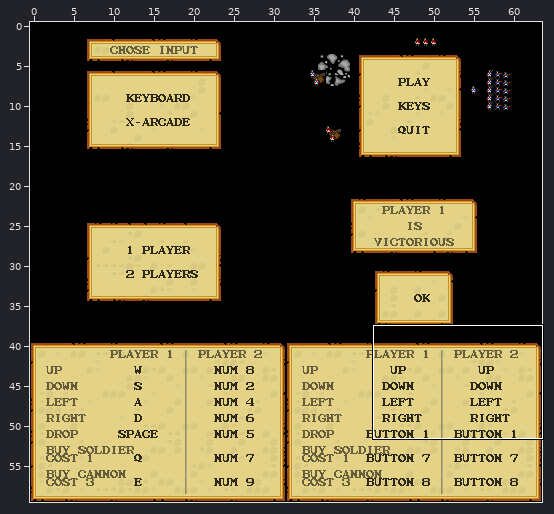
One commit to this Tiled map: game/assets/maps/menu.tmx. Above: a wide view before the commit, with the close-up outlined.
Close-up. Old version:
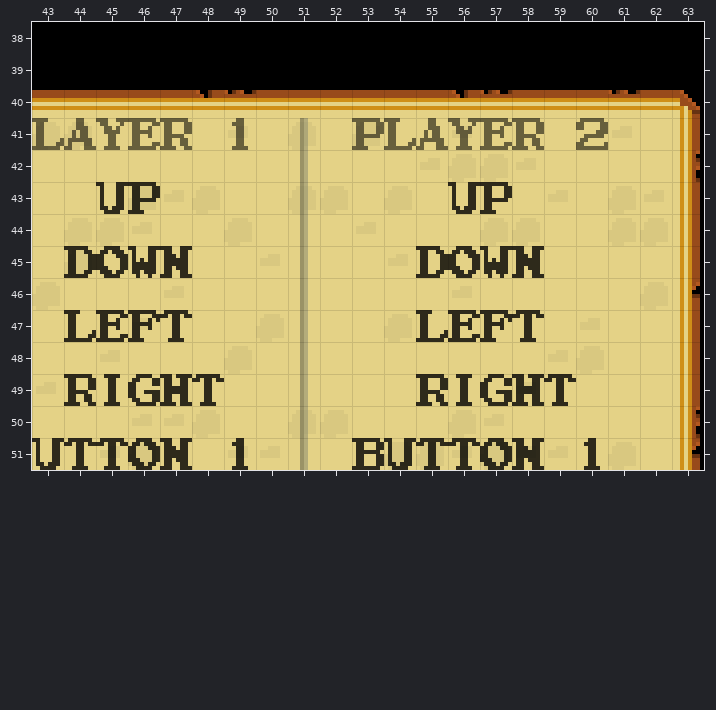
Cells are 8x8 px. Shown: x 43..63, y 38..51. The commit also changed other parts of the map, which this record leaves out.
And afterwards:
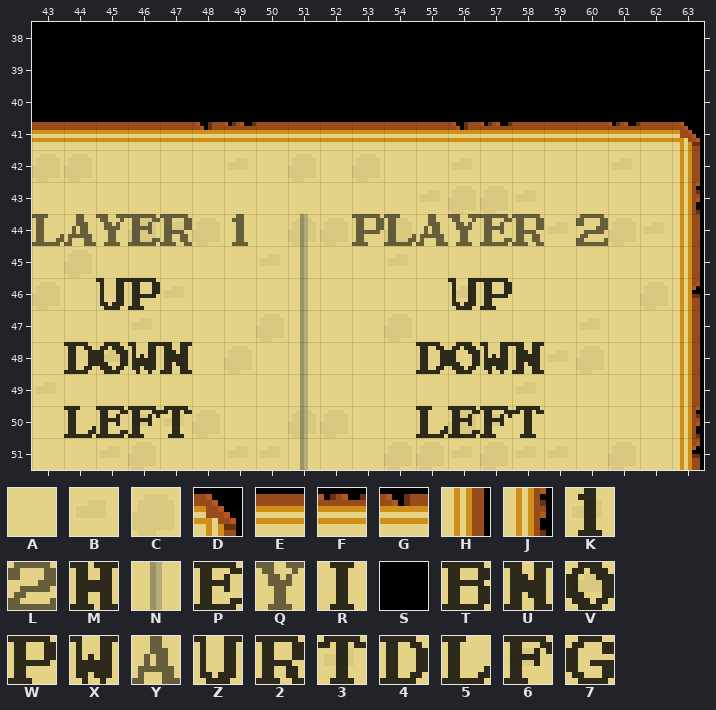
Key: from "tileset": A 44, B 45, C 46, D 47, E 57, F 58, G 59, H 63, J 79, K 81, L 82, M 143, N 147, P 152, Q 168, R 175, S 178, T 184, U 191, V 200, W 207, X 210, Y 216, Z 223, 2 232, 3 239, 4 248, 5 255, 6 388, 7 389.
_ is an empty cell.
See-through tiles are keyed as they look on the map.
The edit:
{"where": "layer \"Background\""}
{"y":40,"x":43,"old":"EEEEEGFEEEEEEGFEEEFED","new":"SSSSSSSSSSSSSSSSSSSSS"}
{"y":41,"x":43,"old":"CCAAAABACACAABAAAABAH","new":"EEEEEGFEEEEEEGFEEEFED"}
{"y":42,"x":51,"old":"A","new":"C"}
{"y":42,"x":63,"old":"J","new":"H"}
{"y":43,"x":46,"old":"C","new":"A"}
{"y":43,"x":51,"old":"C","new":"A"}
{"y":43,"x":56,"old":"AA","new":"CC"}
{"y":43,"x":63,"old":"H","new":"J"}
{"y":44,"x":44,"old":"CCBA","new":"AACB"}
{"y":44,"x":49,"old":"C","new":"A"}
{"y":44,"x":53,"old":"BA","new":"AC"}
{"y":44,"x":57,"old":"CC","new":"AA"}
{"where": "layer \"Text\""}
{"y":43,"x":45,"old":"ZW","new":"__"}
{"y":43,"x":56,"old":"ZW","new":"__"}
{"y":45,"x":44,"old":"4VXU","new":"____"}
{"y":45,"x":55,"old":"4VXU","new":"____"}
{"y":46,"x":45,"old":"__","new":"ZW"}
{"y":46,"x":56,"old":"__","new":"ZW"}
{"y":47,"x":44,"old":"5P63","new":"____"}
{"y":47,"x":55,"old":"5P63","new":"____"}
{"y":48,"x":44,"old":"____","new":"4VXU"}
{"y":48,"x":55,"old":"____","new":"4VXU"}
{"y":49,"x":44,"old":"2R7M3","new":"_____"}
{"y":49,"x":55,"old":"2R7M3","new":"_____"}
{"y":50,"x":44,"old":"____","new":"5P63"}
{"y":50,"x":55,"old":"____","new":"5P63"}
{"y":51,"x":43,"old":"Z33VU","new":"_____"}
{"y":51,"x":49,"old":"K","new":"_"}
{"y":51,"x":53,"old":"TZ33VU","new":"______"}
{"y":51,"x":60,"old":"K","new":"_"}
{"where": "layer \"DimedText\""}
{"y":41,"x":43,"old":"5YQP2","new":"_____"}
{"y":41,"x":49,"old":"K","new":"_"}
{"y":41,"x":51,"old":"N","new":"_"}
{"y":41,"x":53,"old":"W5YQP2","new":"______"}
{"y":41,"x":60,"old":"L","new":"_"}
{"y":42,"x":51,"old":"N","new":"_"}
{"y":43,"x":51,"old":"N","new":"_"}
{"y":44,"x":43,"old":"_____","new":"5YQP2"}
{"y":44,"x":49,"old":"_","new":"K"}
{"y":44,"x":53,"old":"______","new":"W5YQP2"}
{"y":44,"x":60,"old":"_","new":"L"}
{"label":"changed","picture_box":[32,90,700,470]}
